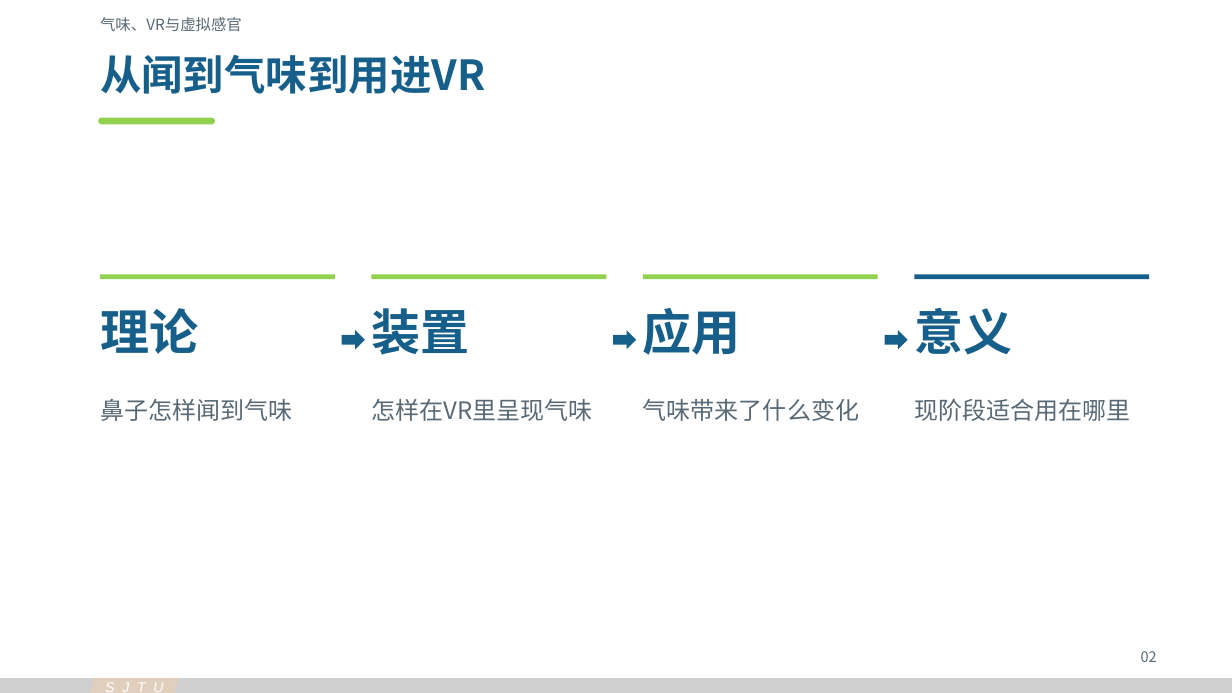
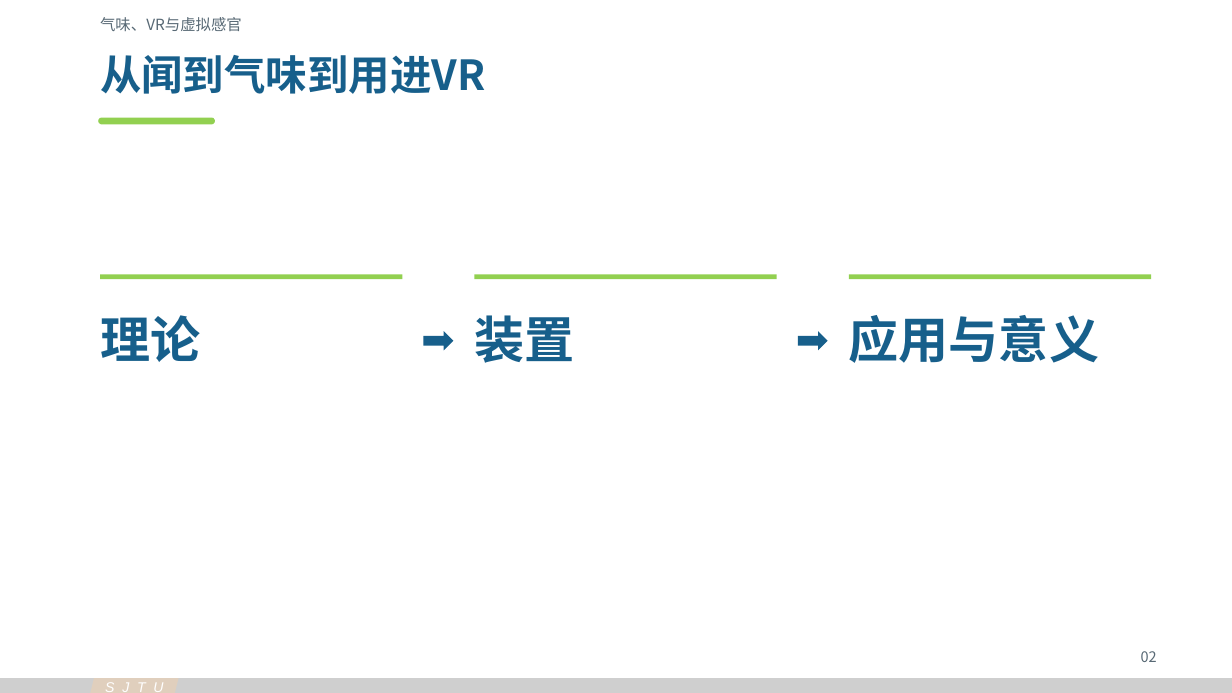
Before and after one commit to Cyh29hao/sjtu-olfaction-vr-2026, a slide deck: slide 2 of release/v3/olfaction-vr-v3.pptx. Drawn at 1232x693 pixels with LibreOffice and Linux fonts; fonts in the diff are those of the drawing. Boxes give left, top, right and bottom in pixels: in the first picture for what was removed or moved away, otherwise in the second. Text is boxed around its words. In the diff, an @@ line names an element or a change of style, - is before the commit and + after.

```diff
--- a/release/v3/olfaction-vr-v3.pptx
+++ b/release/v3/olfaction-vr-v3.pptx
@@ rectangle: place and size @@
-rectangle at (100,274,335,279)
+rectangle at (100,274,402,279)
@@ rectangle removed at (372,274,606,279) @@
@@ rectangle: place and size @@
-rectangle at (643,274,878,279)
+rectangle at (475,274,777,279)
@@ rectangle: place and size @@
-rectangle at (915,274,1150,279)
+rectangle at (849,274,1152,279)
@@ rectangle at (849,274,1152,279): fill #175F8B to #92D050 @@
@@ text "理论": place and size @@
-text "理论" at (100,308,198,354)
+text "理论" at (100,315,200,362)
@@ text "理论" at (100,315,200,362): size 38.2 to 39 pt @@
@@ text "装置" at (474,315,574,363): size 38.2 to 39 pt @@
@@ text "装置": place and size @@
-text "装置" at (371,308,469,355)
+text "装置" at (474,315,574,363)
@@ text removed at (643,308,741,355) @@
-应用
@@ text at (849,315,1099,363): text changed; size 38.2 to 39 pt @@
-意义
+应用与意义
@@ right arrow: place and size @@
-right arrow at (342,330,365,349)
+right arrow at (423,331,453,350)
@@ right arrow removed at (614,330,637,349) @@
@@ right arrow: place and size @@
-right arrow at (884,330,908,349)
+right arrow at (799,331,828,350)
@@ text removed at (100,399,292,421) @@
-鼻子怎样闻到气味
@@ text removed at (371,399,592,421) @@
-怎样在VR里呈现气味
@@ text removed at (643,399,859,421) @@
-气味带来了什么变化
@@ text removed at (914,399,1130,421) @@
-现阶段适合用在哪里
```
Also in this commit, not shown: 16 other slides changed, 10 slides added, 6 slides removed, 48 other files.
